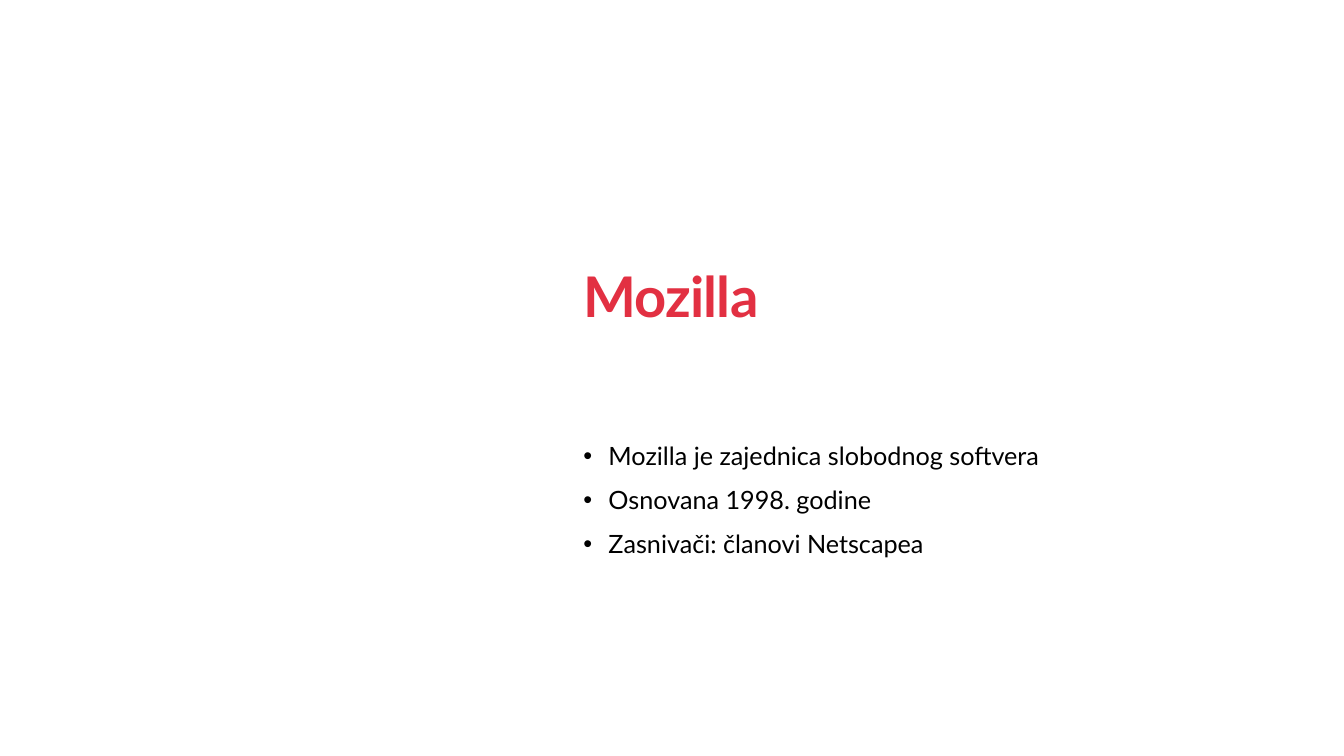
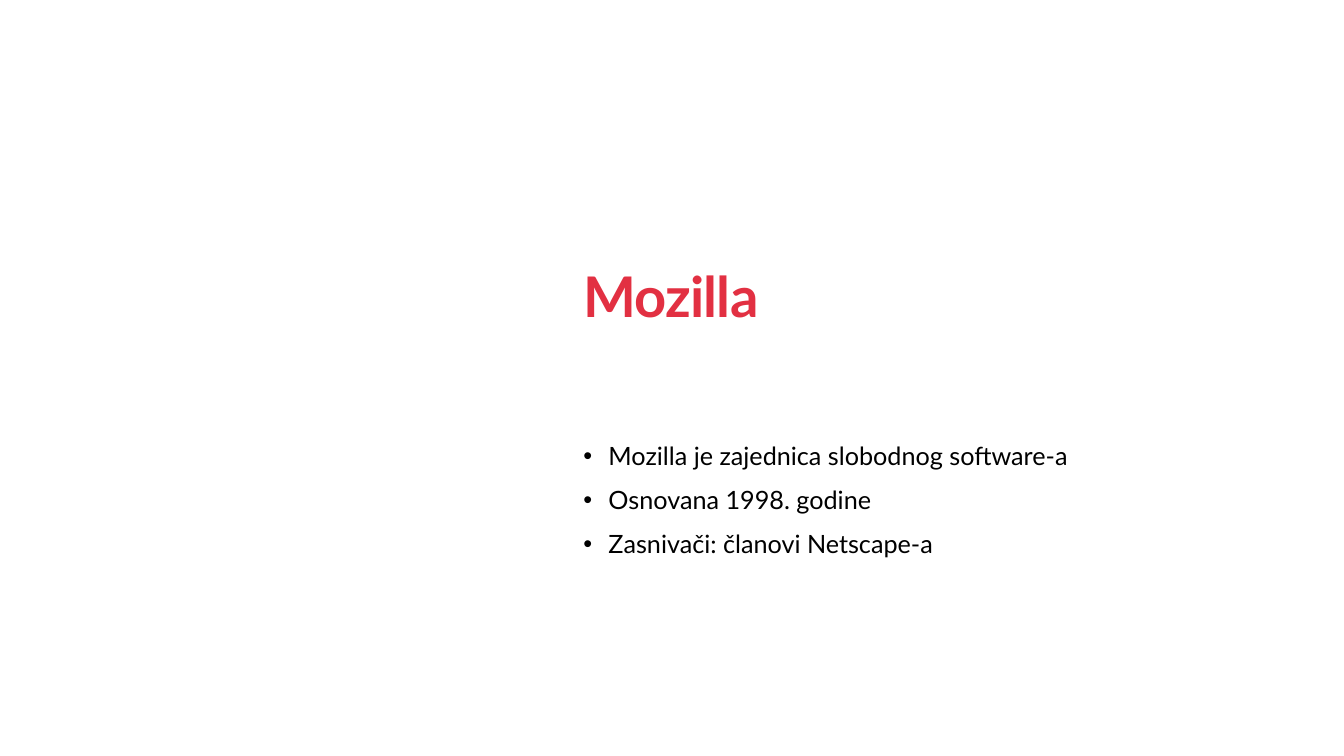
Before and after one commit to CvetkovskiIvor/ProgramskoInzenjerstvoSeminar, a slide deck: slide 12 of Open Source Prezentacija.pptx. Drawn at 1344x756 pixels with LibreOffice and Linux fonts; fonts in the diff are those of the drawing; background and template pictures are left out. Boxes give left, top, right and bottom in pixels: in the first picture for what was removed or moved away, otherwise in the second. Text is boxed around its words. In the diff, an @@ line names an element or a change of style, - is before the commit and + after.

```diff
--- a/Open Source Prezentacija.pptx
+++ b/Open Source Prezentacija.pptx
@@ text at [608,446,1067,470]: text changed @@
-  • Mozilla je zajednica slobodnog softvera
+  • Mozilla je zajednica slobodnog software-a
@@ text at [608,534,933,558]: text changed @@
-  • Zasnivači: članovi Netscapea
+  • Zasnivači: članovi Netscape-a
```
Also in this commit, not shown: 24 other slides changed, 1 slide removed.
